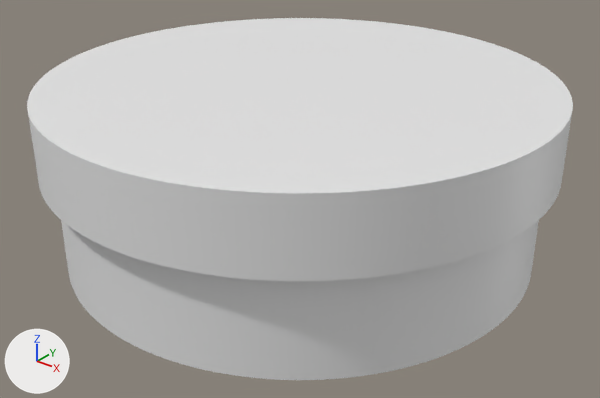
What one commit did to the Blender file blender/spacer.blend.
One viewpoint serves both versions: a camera (50 mm lens) standing at (0.0476, -0.0595, 0.0264) and looking at (0.001, -0.0012, -0.0097). The axes (+X, +Y, +Z) are drawn at lower left. The lights are the same throughout.
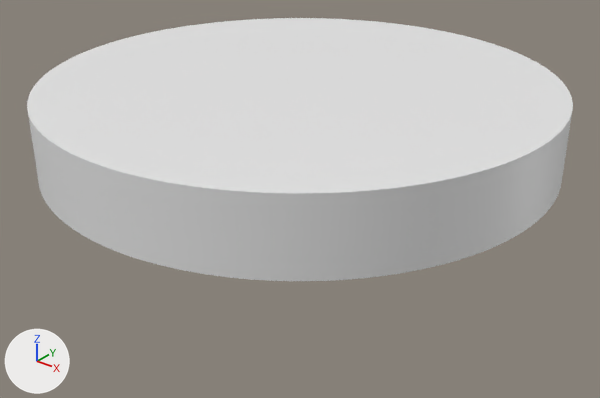
What differs and where, as boxes [x1, y1, x2, y2] in the pictures (600 x 398 px):
'Cylinder.004', hidden: before [61, 220, 539, 380]

Edits to the bpy script that builds the scene:
```text
Change ob_cylinder_004:
    add ob_cylinder_004.hide_set(True)
```
